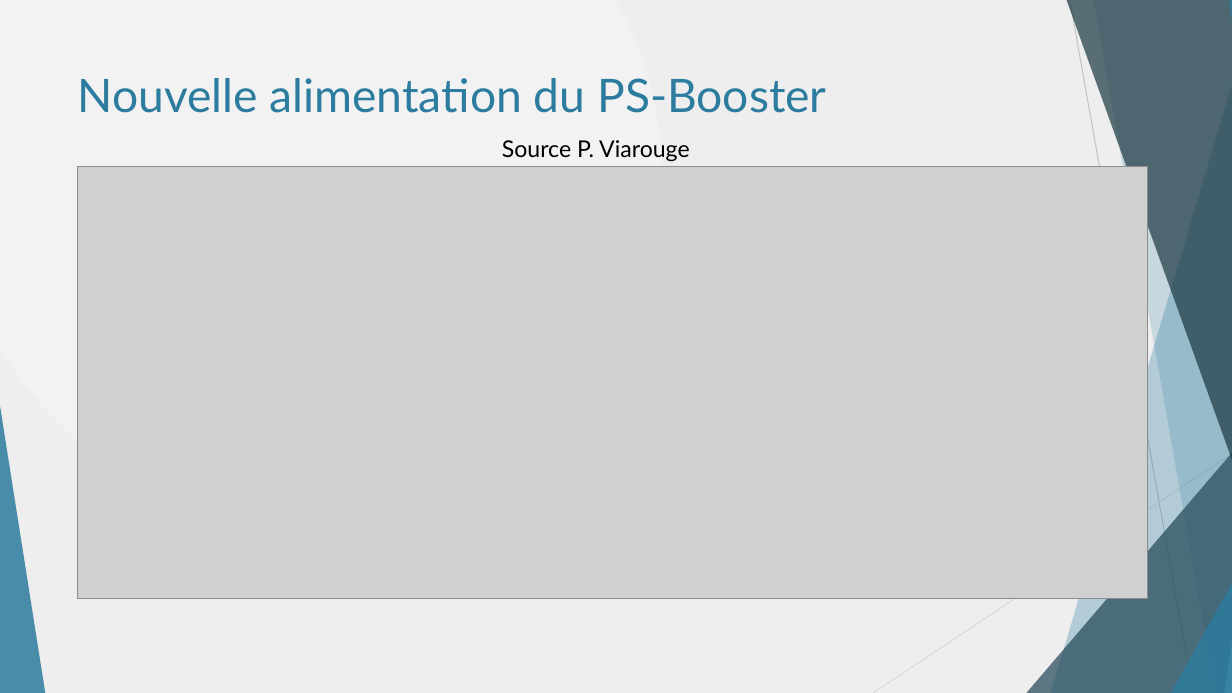
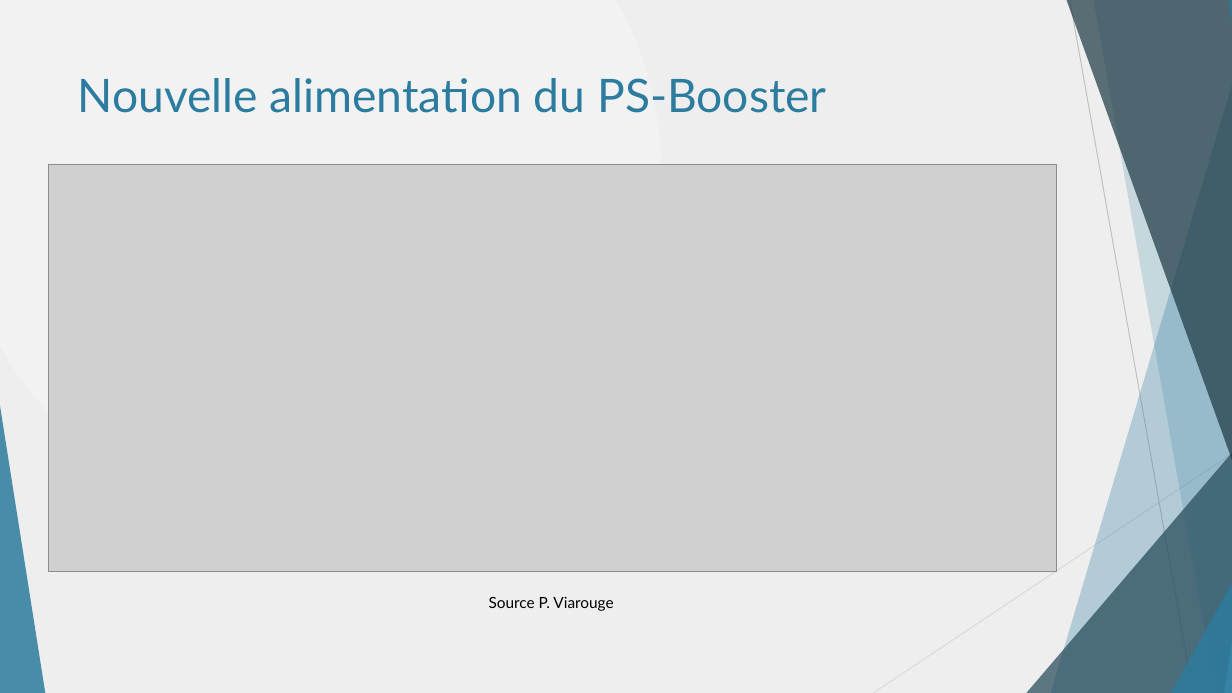
Before and after one commit to danthib76/DesignIV, a slide deck: slide 6 of Remise/Remise 1/Presentation_Remise_1.pptx. Drawn at 1232x693 pixels with LibreOffice and Linux fonts; fonts in the diff are those of the drawing; grey boxes stand for pictures. Boxes give left, top, right and bottom in pixels: in the first picture for what was removed or moved away, otherwise in the second. Text is boxed around its words. In the diff, an @@ line names an element or a change of style, - is before the commit and + after.

```diff
--- a/Remise/Remise 1/Presentation_Remise_1.pptx
+++ b/Remise/Remise 1/Presentation_Remise_1.pptx
@@ picture: place and size @@
-picture at [78,166,1148,599]
+picture at [49,165,1056,571]
@@ text "Source P. Viarouge": place and size @@
-text "Source P. Viarouge" at [502,140,690,162]
+text "Source P. Viarouge" at [489,597,613,611]
@@ text "Source P. Viarouge" at [489,597,613,611]: size 18 to 12 pt @@
```
Also in this commit, not shown: 15 other slides changed, 1 other file.
